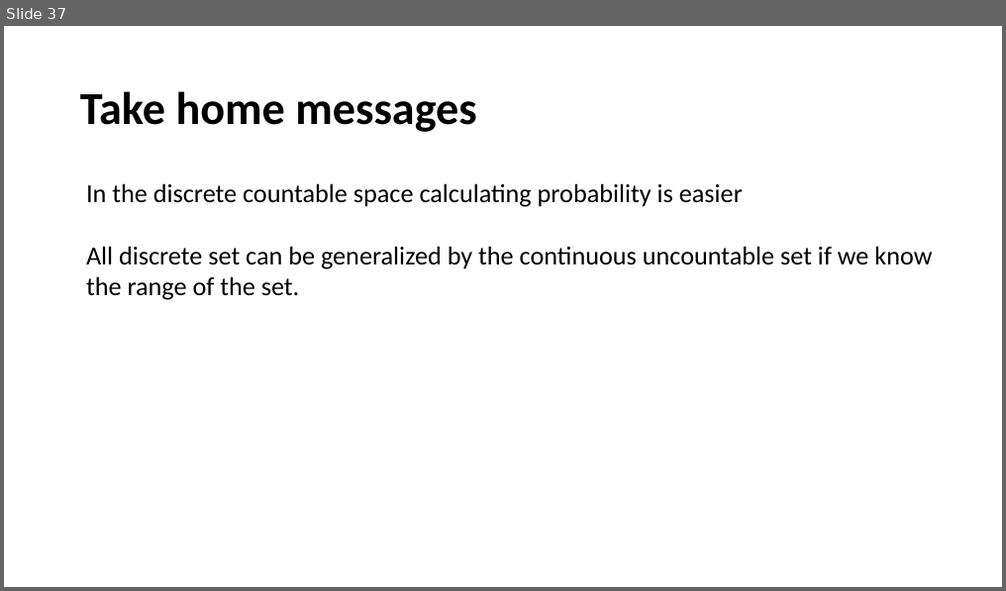
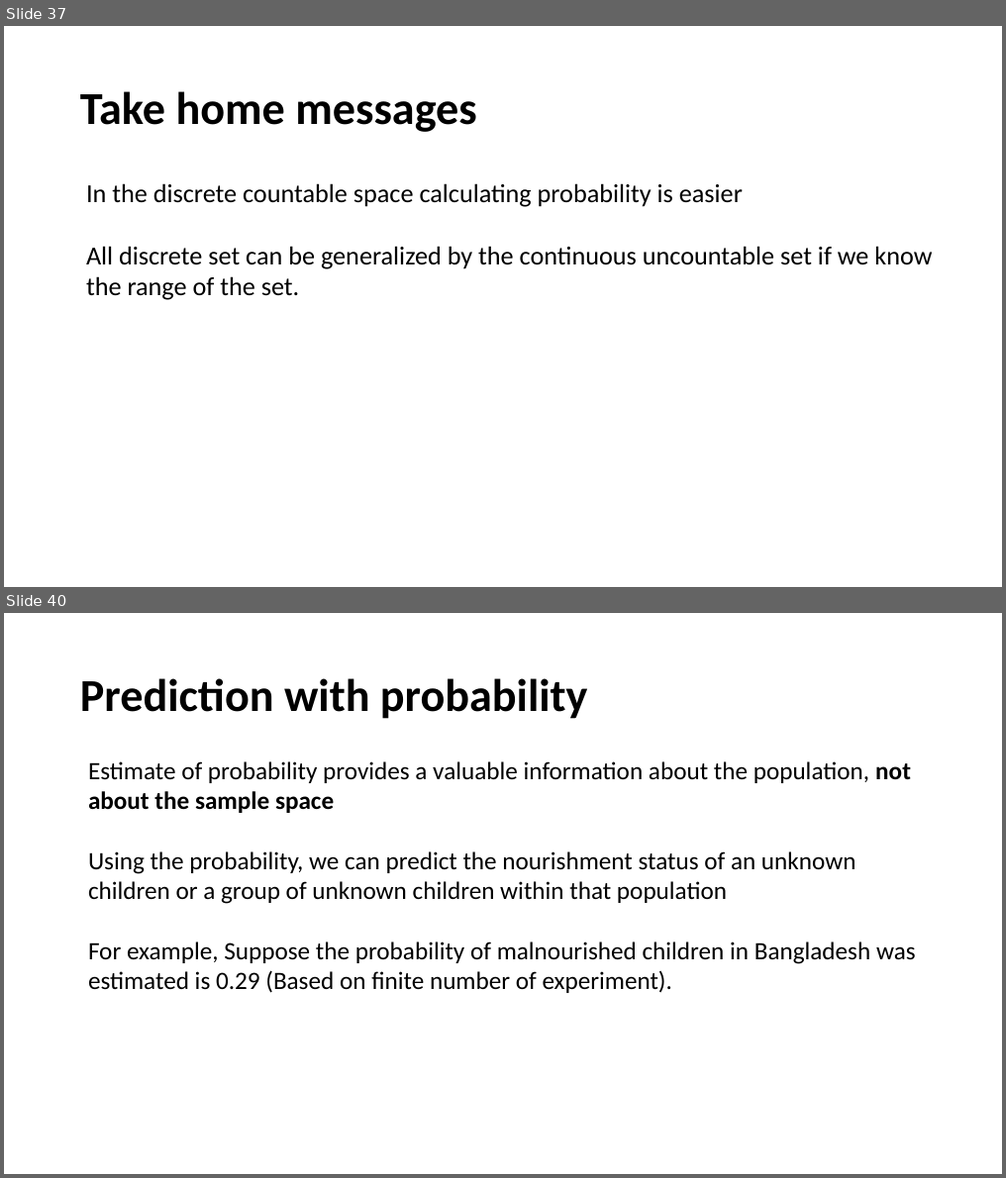
Before and after one commit to yushuf/TeamBeta, a slide deck: Presentation.pptx. Shown one above the other, each under a label of ours: slide 37 before the commit, slides 37 and 40 after it; the slides between them are not shown. The pictures are 1006x591 and 1006x1178 pixels, drawn with LibreOffice and Linux fonts; fonts in the diff are those of the drawing. Boxes give left, top, right and bottom in pixels: in the first picture for what was removed or moved away, otherwise in the second. Text is boxed around its words. In the diff, an @@ line names an element or a change of style, - is before the commit and + after.

Commit message:
Update Presentation.pptx
Probability Application added

```diff
--- a/Presentation.pptx
+++ b/Presentation.pptx
@@ slide 40 added at [4,613,1002,1174], background #FFFFFF @@
@@ title added at [80,678,588,719], 44 pt, text #000000, bold @@
+Prediction with probability
@@ text added at [88,761,916,993], 24 pt, text #000000 @@
+Estimate of probability provides a valuable information about the population, not about the sample space
+Using the probability, we can predict the nourishment status of an unknown children or a group of unknown children within that population
+For example, Suppose the probability of malnourished children in Bangladesh was estimated is 0.29 (Based on finite number of experiment).
```
Also in this commit, not shown: 3 other slides added.
